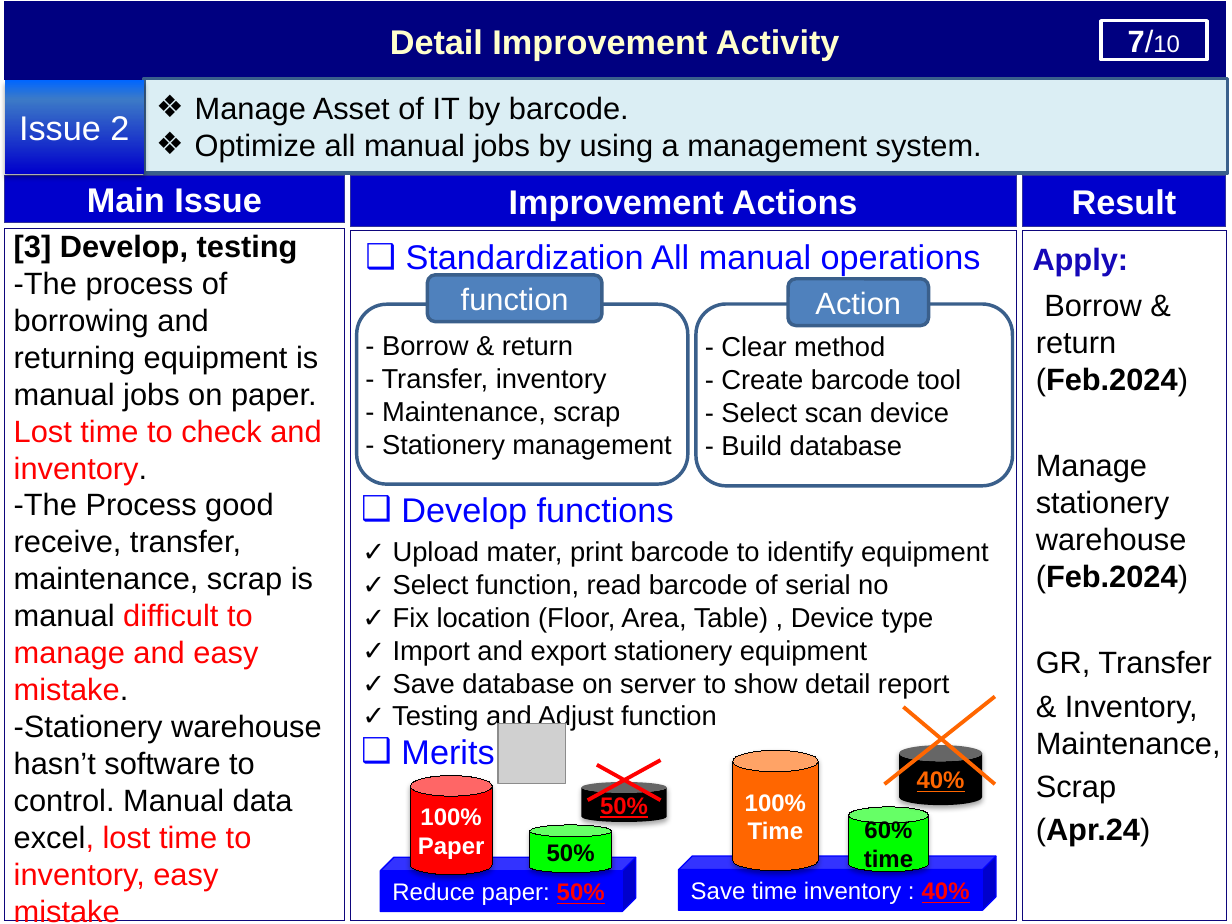
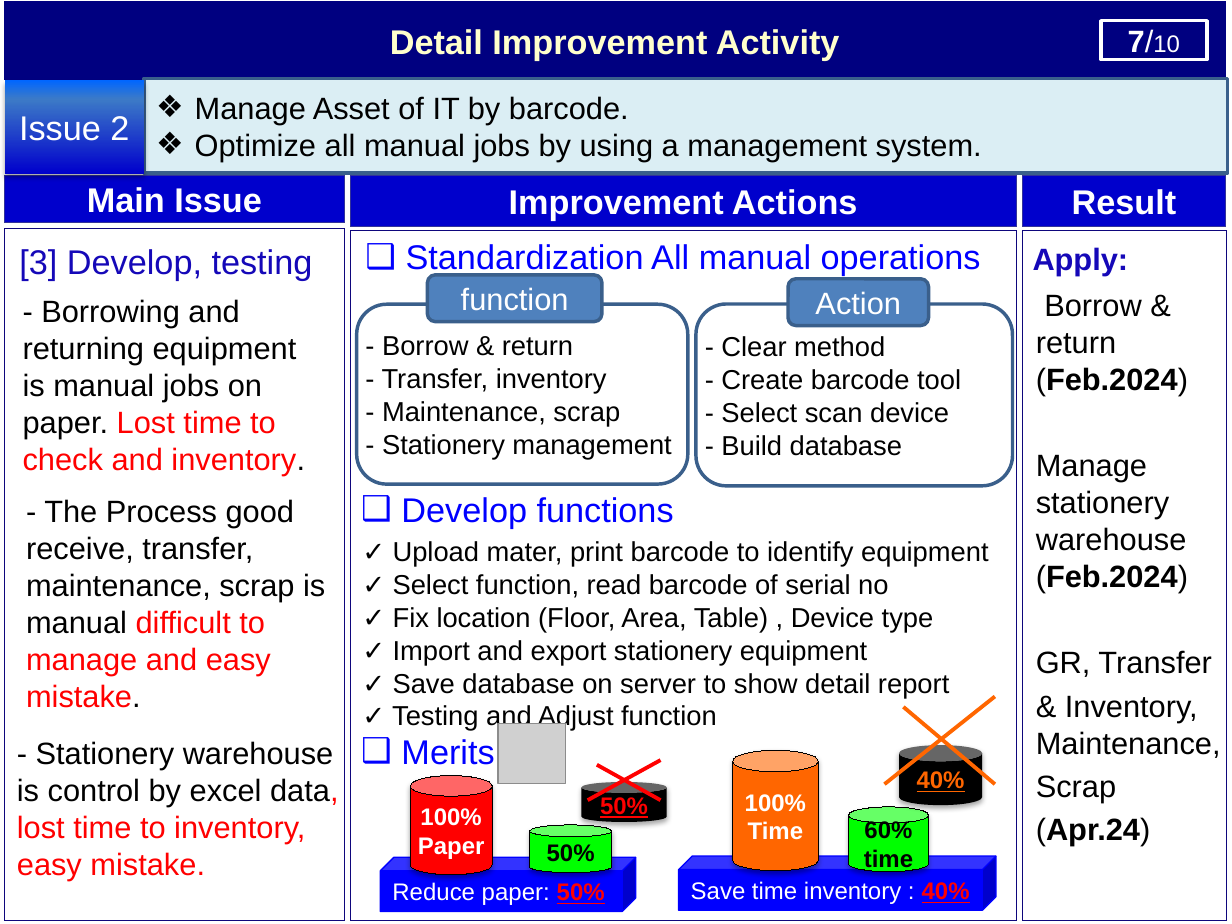
Before and after one commit to thietbicongnghevietnam/ReportPSNV, a slide deck: slide 8 of Report_test.pptx. Drawn at 1232x924 pixels with LibreOffice and Linux fonts; fonts in the diff are those of the drawing; grey boxes stand for pictures. Boxes give left, top, right and bottom in pixels: in the first picture for what was removed or moved away, otherwise in the second. Text is boxed around its words. In the diff, an @@ line names an element or a change of style, - is before the commit and + after.

```diff
--- a/Report_test.pptx
+++ b/Report_test.pptx
@@ text "[3] Develop, testing": place and size @@
-text "[3] Develop, testing" at [14,234,322,923]
+text "[3] Develop, testing" at [19,249,313,280]
@@ text "[3] Develop, testing" at [19,249,313,280]: size 18 to 20 pt, text colour #000000 to #1508B8, bold off @@
@@ text at [14,271,322,923]: paragraphs removed @@
--The process of borrowing and returning equipment is manual jobs on paper. Lost time to check and inventory.
--The Process good receive, transfer, maintenance, scrap is manual difficult to manage and easy mistake.
--Stationery warehouse hasn’t software to control. Manual data excel, lost time to inventory, easy mistake
@@ text added at [23,299,305,476], 18 pt, text #000000 @@
+- Borrowing and returning equipment is manual jobs on paper. Lost time to check and inventory.
@@ text added at [26,499,325,708], 18 pt, text #000000 @@
+- The Process good receive, transfer, maintenance, scrap is manual difficult to manage and easy mistake.
@@ text added at [17,741,339,880], 18 pt, text #000000 @@
+- Stationery warehouse is control by excel data, lost time to inventory, easy mistake.
```
Also in this commit, not shown: 8 other slides changed.
